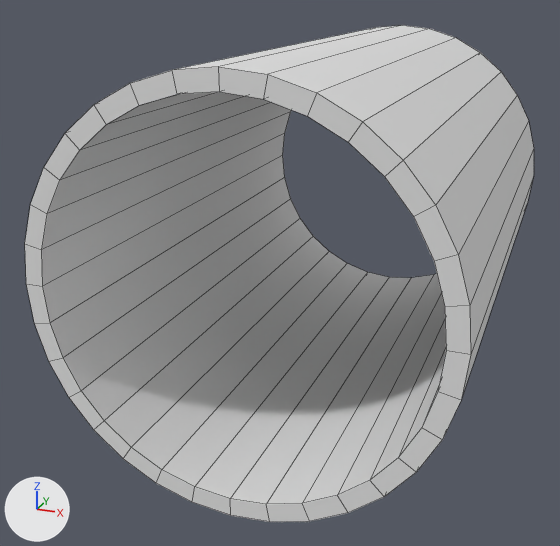
The Blender file Assets/Models/tunnel-piece.blend, before and after one commit.
Rendered twice from a 50 mm camera at (4.21, -13.8, 4.28) aimed at (-0.85, -0.73, -0.99). The lights are fixed; the arrows at lower left show +X, +Y and +Z. Mesh edges are drawn as thin lines.
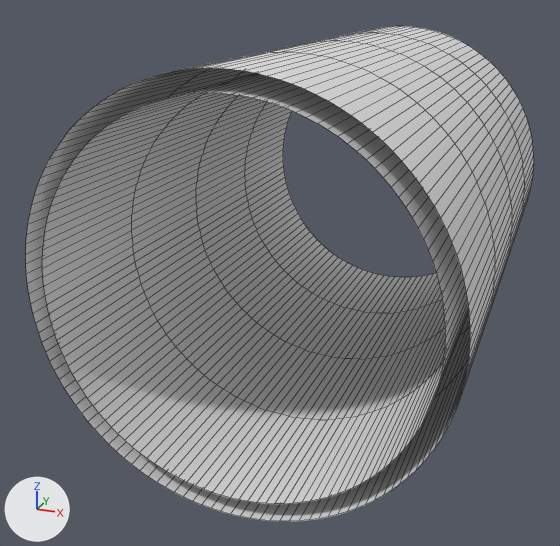
What differs and where, as boxes [x1, y1, x2, y2] in the pictures (560 x 546 px):
'Cylinder', reshaped, modifiers changed: before [25, 25, 534, 522]; after [26, 26, 534, 521]
part 1 of me_cylinder, deleted: before [25, 67, 471, 522]

What changed in the scene script:
```text
Change me_cylinder:
    used by ob_cylinder; location = (0.0, 0.0, 0.0); rotation_euler = (1.571, 0.0, 0.0), in degrees (90, 0, 0)
    remove me_cylinder.from_pydata(...)  # 128 vertices, 128 faces; spans x -3.3..3.3, y -3.3..3.3, z -5.0..5.0
    add me_cylinder.from_pydata(...)  # 128 vertices, 64 faces; spans x -3.3..3.3, y -3.3..3.3, z -5.0..5.0
    me_cylinder part 1
    32 faces are deleted
Change ob_cylinder:
    add _m = ob_cylinder.modifiers.new('Subsurf', 'SUBSURF')
    add _m.levels = 2
```
